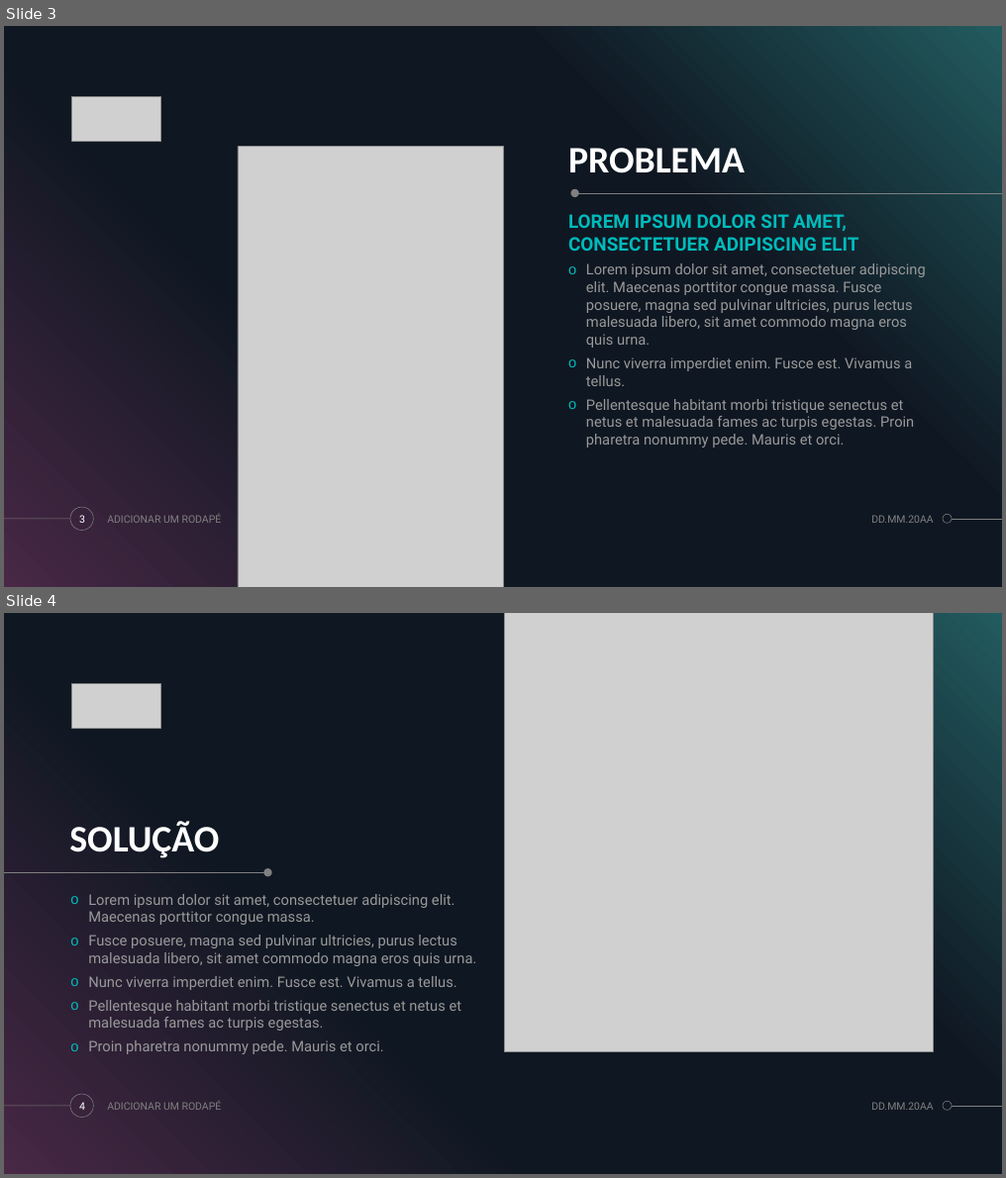
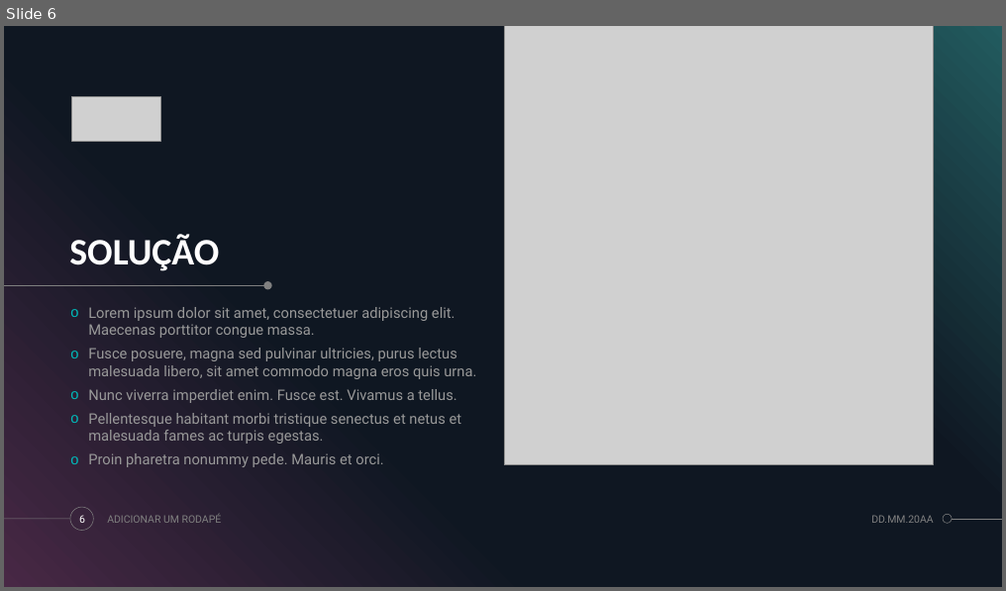
Before and after one commit to DanDan0608/Projeto-Individual, a slide deck: Apresentação-projeto-individual.pptx. Shown one above the other, each under a label of ours: slides 3 and 4 before the commit, slide 6 after it. The pictures are 1006x1178 and 1006x591 pixels, drawn with LibreOffice and Linux fonts; fonts in the diff are those of the drawing; grey boxes stand for pictures. Boxes give left, top, right and bottom in pixels: in the first picture for what was removed or moved away, otherwise in the second. Text is boxed around its words. In the diff, an @@ line names an element or a change of style, - is before the commit and + after.

```diff
--- a/Apresentação-projeto-individual.pptx
+++ b/Apresentação-projeto-individual.pptx
@@ slide 3 removed at [4, 26, 1002, 587], background #000000; not listed: 5 template elements that a slide beside it also shows @@
@@ picture removed at [72, 96, 160, 141] @@
@@ picture removed at [238, 147, 503, 587] @@
@@ title removed at [568, 148, 745, 174] @@
-PROBLEMA
@@ ellipse removed at [570, 189, 579, 197] @@
@@ line removed from (1002, 193) to (577, 193) @@
@@ text removed at [568, 214, 859, 251] @@
-LOREM IPSUM DOLOR SIT AMET, CONSECTETUER ADIPISCING ELIT
@@ text removed at [586, 264, 926, 448] @@
-o Lorem ipsum dolor sit amet, consectetuer adipiscing elit. Maecenas porttitor congue massa. Fusce posuere, magna sed pulvinar ultricies, purus lectus malesuada libero, sit amet commodo magna eros quis urna.
-o Nunc viverra imperdiet enim. Fusce est. Vivamus a tellus.
-o Pellentesque habitant morbi tristique senectus et netus et malesuada fames ac turpis egestas. Proin pharetra nonummy pede. Mauris et orci.
@@ page number removed at [79, 515, 85, 523] @@
-3
@@ text removed at [107, 514, 222, 523] @@
-ADICIONAR UM RODAPÉ
@@ text removed at [871, 515, 933, 523] @@
-DD.MM.20AA
@@ what was slide 4 is now slide 6 @@
@@ page number at [79, 515, 85, 523]: text changed @@
-4
+6
```
Also in this commit, not shown: 1 slide changed, 3 slides added, 13 other files.
